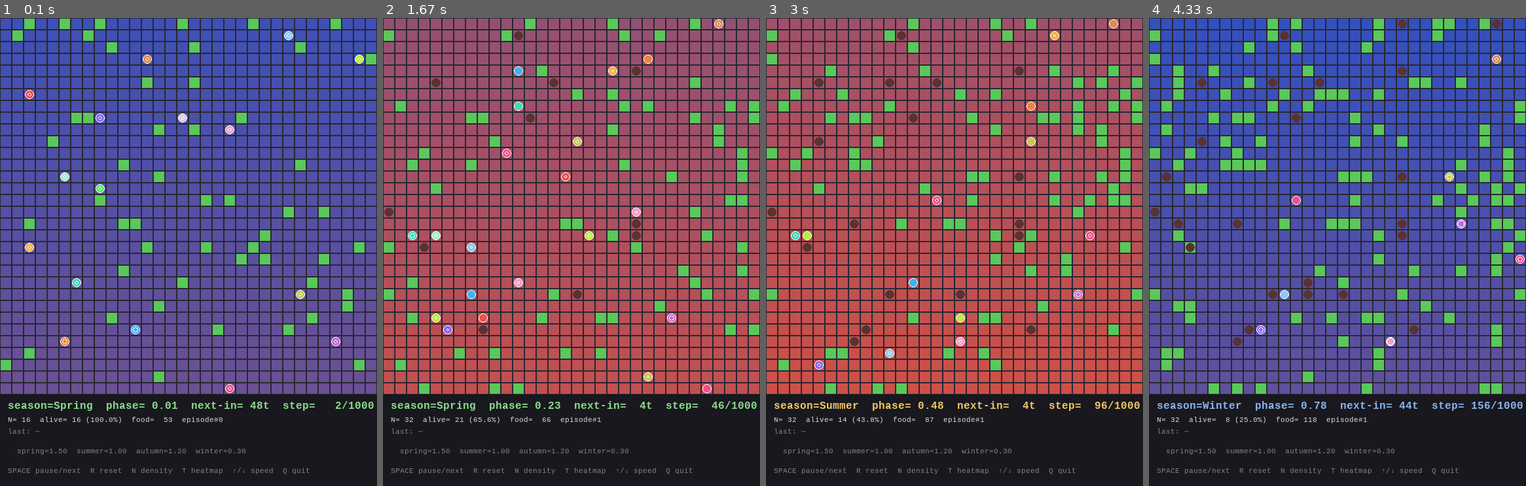
Above: before the commit, frames 1-4 (left to right).
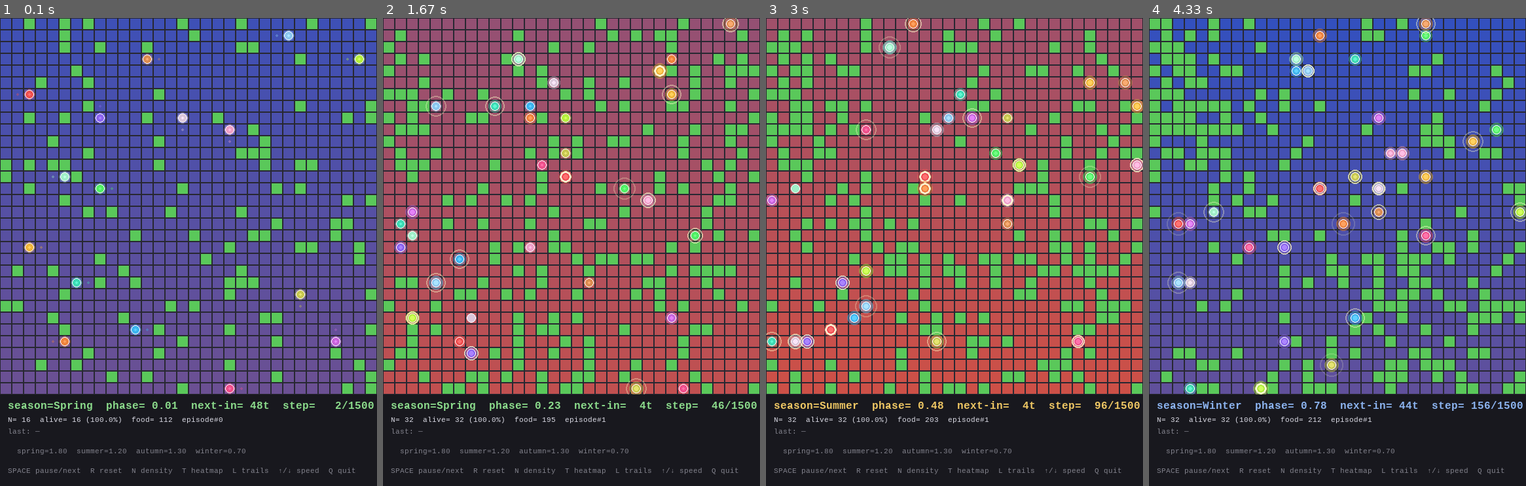
Above: after the commit, the same moments.

Repository: wilf974/aether-fable
Game: pygame game, started from scripts/launch_gui_v3.py
Two runs of this game, one before a commit and one after it. Both use one fixed random seed, a clock stepped at 60 frames per second and the inputs below.
Inputs:
- Up to frame 1 (0.1 s): no input
- Up to frame 2 (1.67 s): hold N 0.33-0.8 s; hold Up 0.33-0.8 s; hold L 0.83-1.3 s; hold Up 0.83-1.3 s; hold Up from 1.33 s (still down)
- Up to frame 3 (3 s): release Up at 1.8 s; tap Space at 1.83, 2.17 s; hold Down 2.5-2.8 s; hold Up from 2.83 s (still down)
- Up to frame 4 (4.33 s): release Up at 3.2 s; hold Down 3.23-3.6 s; hold Up 3.63-3.93 s; hold Down 3.97-4.27 s; hold Up from 4.3 s (still down)

The runs differ from the first frame. In frame 1, 9.8% of the frame differs, in the area x 0-100%, y 0-98%; in frame 2, 18%; in frame 3, 20%; in frame 4, 22%.

Commit message:
feat(v3.8): Living Sandbox — évolution graphique + presets easy/normal/hard
Réponse au feedback "elles meurent toutes" + "évolution graphique des IA".

GUI V3 enrichie :
- **Trails** : chaque agent laisse une queue de positions visitées
  (deque maxlen=14, alpha progressif) → visualise migration et exploration.
  Toggle via `L`.
- **Halo énergie** : couronne externe semi-transparente dont le rayon et
  l'opacité augmentent avec `agent.energy / max_energy`. Les agents bien
  nourris brillent visiblement.
- **Inner energy dot** : point central plus clair proportionnel à l'énergie.
- **Eat flash** : anneau jaune pulsant pendant 10 frames quand un agent
  vient de manger (feedback visuel des récompenses positives).
- **Age tint** : la couleur de l'agent se mix progressivement vers un gris
  pâle au fil de l'épisode (max 45 % de mix à max_steps). Visualise le
  vieillissement collectif.

Presets env dans launch_gui_v3.py :
- **easy** (default) : metabolism=0.5, food_value=12, start_energy=70,
  max_energy=120, death_penalty=10, density=0.10, respawn=2.5, winter=0.7,
  max_steps=1500 → les agents survivent et explorent
- **normal** : defaults V3 originaux
- **hard** : env hostile (calibration V3.7 benchmark)

Overrides individuels via flags CLI (--metabolism, --food-value, etc.).

Le viewer reste compatible avec n'importe quelle config (les visualisations
fonctionnent sur tous les modes).

Tests : 195 pytest verts (inchangé — modifications purement viz).

Co-Authored-By: Claude Opus 4.7 (1M context) <noreply@anthropic.com>

Diff:
--- a/aetherlife/viz/pygame_viewer_v3.py
+++ b/aetherlife/viz/pygame_viewer_v3.py
@@ -12,6 +12,7 @@
 from __future__ import annotations
 
 import sys
+from collections import deque
 from typing import Callable
 
 import numpy as np
@@ -30,6 +31,14 @@
 )
 
 
+# ─── viz config (V3.8 — living sandbox) ────────────────────────────────────
+TRAIL_LEN = 14                  # nombre de positions précédentes affichées par agent
+EAT_FLASH_FRAMES = 10           # durée du flash quand un agent mange
+AGE_GRAY = (190, 190, 195)      # couleur de "vieillissement" (mix progressif)
+MAX_AGE_MIX = 0.45              # max 45 % gris quand l'agent atteint max_steps
+HALO_EXTRA = 5                  # rayon halo extra (proportionnel à l'énergie)
+
+
 # ─── palette ───────────────────────────────────────────────────────────────
 BG = (18, 18, 22)
 GRID_LINE = (40, 40, 50)
@@ -127,14 +136,22 @@
     report_lines: list[str] = []
     tracker = EpisodeStatsTracker(n_agents=env.cfg.n_agents, track_seasons=True)
     tracker.reset(env)
+    # --- V3.8 living sandbox state ---
+    trails: dict[int, deque] = {
+        a.agent_id: deque(maxlen=TRAIL_LEN) for a in env._agents  # noqa: SLF001
+    }
+    eat_flash_frames: dict[int, int] = {}
+    show_trails = True
 
     def reset_episode(new_seed: int | None = None) -> None:
-        nonlocal obs_dict, tracker, showing_report
+        nonlocal obs_dict, tracker, showing_report, trails, eat_flash_frames
         s = new_seed if new_seed is not None else seed + episode_idx
         obs_dict, _ = env.reset(seed=s)
         tracker = EpisodeStatsTracker(n_agents=env.cfg.n_agents, track_seasons=True)
         tracker.reset(env)
         showing_report = False
+        trails = {a.agent_id: deque(maxlen=TRAIL_LEN) for a in env._agents}  # noqa: SLF001
+        eat_flash_frames = {}
 
     def switch_density() -> None:
         nonlocal n_idx, env, policy, obs_dict, episode_idx, last_outcome
@@ -175,6 +192,8 @@
                     switch_density()
                 elif event.key == pygame.K_t:
                     show_temp = not show_temp
+                elif event.key == pygame.K_l:
+                    show_trails = not show_trails
                 elif event.key == pygame.K_UP:
                     delay_ms = max(0, delay_ms - 15)
                 elif event.key == pygame.K_DOWN:
@@ -184,6 +203,13 @@
             actions = policy.act_dict(obs_dict, greedy=True)
             next_obs, rewards, terminated, truncated, infos = env.step(actions)
             tracker.on_step(env, infos)
+            # V3.8 — trail update + eat flashes
+            for a in env._agents:  # noqa: SLF001
+                if a.alive:
+                    trails.setdefault(a.agent_id, deque(maxlen=TRAIL_LEN)).append(a.pos)
+            for aid, info in infos.items():
+                if info.get("ate"):
+                    eat_flash_frames[aid] = EAT_FLASH_FRAMES
             obs_dict = {aid: o for aid, o in next_obs.items() if env.agent_state(aid).alive}
             if env.n_alive == 0 or env.step_count >= env.cfg.max_steps:
                 outcome = (
@@ -212,19 +238,83 @@
                 if cell_px >= 12:
                     pygame.draw.rect(screen, GRID_LINE, rect, 1)
 
+        # V3.8 — draw trails first (under agents)
+        if show_trails:
+            for aid, trail in trails.items():
+                base_color = AGENT_COLORS[aid % len(AGENT_COLORS)]
+                trail_list = list(trail)
+                trail_n = len(trail_list)
+                if trail_n <= 1:
+                    continue
+                for i, (tr, tc) in enumerate(trail_list[:-1]):
+                    # Plus i grand = plus récent = plus opaque
+                    alpha = int(180 * (i + 1) / trail_n)
+                    tcx = tc * cell_px + cell_px // 2
+                    tcy = tr * cell_px + cell_px // 2
+                    tr_radius = max(1, cell_px // 7)
+                    surf = pygame.Surface((tr_radius * 2, tr_radius * 2), pygame.SRCALPHA)
+                    pygame.draw.circle(
+                        surf, (*base_color, alpha),
+                        (tr_radius, tr_radius), tr_radius,
+                    )
+                    screen.blit(surf, (tcx - tr_radius, tcy - tr_radius))
+
+        # V3.8 — draw agents with energy halo + age tint + eat flash
+        max_steps_safe = max(env.cfg.max_steps, 1)
+        age_frac = min(1.0, env.step_count / max_steps_safe)
         for a in env._agents:  # noqa: SLF001
             ar, ac = a.pos
             cx = ac * cell_px + cell_px // 2
             cy = ar * cell_px + cell_px // 2
             radius = max(2, cell_px // 2 - 2)
-            color = AGENT_DEAD if not a.alive else AGENT_COLORS[a.agent_id % len(AGENT_COLORS)]
+            if not a.alive:
+                pygame.draw.circle(screen, AGENT_DEAD, (cx, cy), radius)
+                pygame.draw.circle(screen, (50, 30, 30), (cx, cy), radius, 1)
+                continue
+            base_color = AGENT_COLORS[a.agent_id % len(AGENT_COLORS)]
+            # Age tint : mix vers gris à mesure que l'agent vieillit
+            mix = MAX_AGE_MIX * age_frac
+            color = tuple(
+                int(base_color[i] * (1 - mix) + AGE_GRAY[i] * mix) for i in range(3)
+            )
+            # Energy halo (couronne externe, alpha proportionnel à energy)
+            e_frac = max(0.0, min(1.0, a.energy / env.cfg.max_energy))
+            halo_radius = radius + int(HALO_EXTRA * e_frac)
+            halo_alpha = int(40 + 80 * e_frac)
+            halo_surf = pygame.Surface(
+                (halo_radius * 2, halo_radius * 2), pygame.SRCALPHA
+            )
+            pygame.draw.circle(
+                halo_surf, (*color, halo_alpha),
+                (halo_radius, halo_radius), halo_radius,
+            )
+            screen.blit(halo_surf, (cx - halo_radius, cy - halo_radius))
+            # Eat flash (anneau pulsant)
+            if eat_flash_frames.get(a.agent_id, 0) > 0:
+                progress = 1.0 - (eat_flash_frames[a.agent_id] / EAT_FLASH_FRAMES)
+                flash_r = radius + int(2 + 12 * progress)
+                flash_alpha = int(220 * (1 - progress))
+                flash_surf = pygame.Surface(
+                    (flash_r * 2 + 2, flash_r * 2 + 2), pygame.SRCALPHA
+                )
+                pygame.draw.circle(
+                    flash_surf, (255, 255, 200, flash_alpha),
+                    (flash_r + 1, flash_r + 1), flash_r, 2,
+                )
+                screen.blit(flash_surf, (cx - flash_r - 1, cy - flash_r - 1))
+                eat_flash_frames[a.agent_id] -= 1
+            # Body
             pygame.draw.circle(screen, color, (cx, cy), radius)
-            if a.alive:
-                pygame.draw.circle(screen, (255, 255, 255), (cx, cy), radius, 1)
-                e_frac = max(0.0, a.energy / env.cfg.max_energy)
-                inner_r = max(1, int(radius * e_frac))
-                if inner_r > 1:
-                    pygame.draw.circle(screen, (255, 255, 255), (cx, cy), inner_r, 1)
+            pygame.draw.circle(screen, (255, 255, 255), (cx, cy), radius, 1)
+            # Inner energy dot
+            inner_r = max(1, int(radius * e_frac * 0.7))
+            if inner_r >= 2:
+                inner_color = (
+                    min(255, color[0] + 30),
+                    min(255, color[1] + 30),
+                    min(255, color[2] + 30),
+                )
+                pygame.draw.circle(screen, inner_color, (cx, cy), inner_r)
 
         # ─── HUD ───────────────────────────────────────────────────────────
         hud_y0 = env.cfg.rows * cell_px
@@ -257,7 +347,8 @@
             f"winter={env.cfg.seasonal.winter_lambda_factor:.2f}"
         )
         controls = (
-            "SPACE pause/next  R reset  N density  T heatmap  ↑/↓ speed  Q quit"
+            "SPACE pause/next  R reset  N density  T heatmap  L trails  "
+            "↑/↓ speed  Q quit"
         )
 
         screen.blit(font_lg.render(line1, True, season_tint), (12, hud_y0 + 8))
--- a/scripts/launch_gui_v3.py
+++ b/scripts/launch_gui_v3.py
@@ -1,8 +1,15 @@
-"""Lance la GUI V3 saisonnière multi-agent AetherLife.
+"""Lance la GUI V3 saisonnière multi-agent AetherLife — Living Sandbox (V3.8).
+
+Modes :
+    easy   (default) — agents survivent longtemps, beaucoup de food
+    normal           — defaults originaux V3
+    hard             — env hostile (calibration V3.7 benchmark)
 
 Usage :
     python scripts/launch_gui_v3.py
-    python scripts/launch_gui_v3.py --n-agents 8 --season-period 80
+    python scripts/launch_gui_v3.py --mode normal
+    python scripts/launch_gui_v3.py --mode hard --n-agents 32
+    python scripts/launch_gui_v3.py --season-period 80
 """
 from __future__ import annotations
 
@@ -12,47 +19,128 @@
 from aetherlife.world.seasonal_grid import SeasonalConfig, SeasonalMultiAgentConfig
 
 
+# Presets équilibrés pour observer les comportements sans tout tuer
+MODE_PRESETS: dict[str, dict] = {
+    "easy": dict(
+        metabolism=0.5,
+        food_value=12.0,
+        start_energy=70.0,
+        max_energy=120.0,
+        death_penalty=10.0,
+        initial_food_density=0.10,
+        food_respawn_lambda=2.5,
+        winter_factor=0.7,
+        summer_factor=1.2,
+        spring_factor=1.8,
+        autumn_factor=1.3,
+        max_steps=1500,
+    ),
+    "normal": dict(
+        metabolism=1.0,
+        food_value=20.0,
+        start_energy=50.0,
+        max_energy=100.0,
+        death_penalty=50.0,
+        initial_food_density=0.05,
+        food_respawn_lambda=1.0,
+        winter_factor=0.3,
+        summer_factor=1.0,
+        spring_factor=1.5,
+        autumn_factor=1.2,
+        max_steps=1000,
+    ),
+    "hard": dict(
+        metabolism=1.2,
+        food_value=20.0,
+        start_energy=40.0,
+        max_energy=100.0,
+        death_penalty=50.0,
+        initial_food_density=0.03,
+        food_respawn_lambda=0.6,
+        winter_factor=0.2,
+        summer_factor=0.8,
+        spring_factor=1.4,
+        autumn_factor=1.0,
+        max_steps=500,
+    ),
+}
+
+
 def main() -> None:
-    parser = argparse.ArgumentParser()
+    parser = argparse.ArgumentParser(formatter_class=argparse.RawDescriptionHelpFormatter)
+    parser.add_argument(
+        "--mode", type=str, default="easy", choices=list(MODE_PRESETS),
+        help="Preset env (easy = agents survivent, hard = mortalite massive)",
+    )
     parser.add_argument("--rows", type=int, default=32)
     parser.add_argument("--cols", type=int, default=32)
     parser.add_argument("--n-agents", type=int, default=16)
-    parser.add_argument("--max-steps", type=int, default=1000)
-    parser.add_argument("--max-energy", type=float, default=100.0)
-    parser.add_argument("--start-energy", type=float, default=50.0)
-    parser.add_argument("--metabolism", type=float, default=1.0)
-    parser.add_argument("--food-value", type=float, default=20.0)
-    parser.add_argument("--initial-food-density", type=float, default=0.05)
-    parser.add_argument("--food-respawn-lambda", type=float, default=1.0)
     parser.add_argument("--season-period", type=int, default=200)
-    parser.add_argument("--spring-factor", type=float, default=1.5)
-    parser.add_argument("--summer-factor", type=float, default=1.0)
-    parser.add_argument("--autumn-factor", type=float, default=1.2)
-    parser.add_argument("--winter-factor", type=float, default=0.3)
+    parser.add_argument(
+        "--cell-px", type=int, default=18,
+        help="Taille des cellules en pixels (defaut 18)",
+    )
+    parser.add_argument("--tick-delay-ms", type=int, default=60)
+    parser.add_argument("--seed", type=int, default=0)
+
+    # Overrides individuels (None = utiliser le preset)
+    parser.add_argument("--max-steps", type=int, default=None)
+    parser.add_argument("--max-energy", type=float, default=None)
+    parser.add_argument("--start-energy", type=float, default=None)
+    parser.add_argument("--metabolism", type=float, default=None)
+    parser.add_argument("--food-value", type=float, default=None)
+    parser.add_argument("--death-penalty", type=float, default=None)
+    parser.add_argument("--initial-food-density", type=float, default=None)
+    parser.add_argument("--food-respawn-lambda", type=float, default=None)
+    parser.add_argument("--spring-factor", type=float, default=None)
+    parser.add_argument("--summer-factor", type=float, default=None)
+    parser.add_argument("--autumn-factor", type=float, default=None)
+    parser.add_argument("--winter-factor", type=float, default=None)
     parser.add_argument("--temp-min", type=float, default=-10.0)
     parser.add_argument("--temp-max", type=float, default=30.0)
-    parser.add_argument("--cell-px", type=int, default=18)
-    parser.add_argument("--tick-delay-ms", type=int, default=60)
-    parser.add_argument("--seed", type=int, default=0)
     args = parser.parse_args()
+
+    preset = MODE_PRESETS[args.mode]
+
+    def pick(name: str, fallback_key: str | None = None):
+        v = getattr(args, name.replace("-", "_"))
+        if v is not None:
+            return v
+        return preset[fallback_key or name.replace("-", "_")]
 
     seasonal = SeasonalConfig(
         season_period=args.season_period,
-        spring_lambda_factor=args.spring_factor,
-        summer_lambda_factor=args.summer_factor,
-        autumn_lambda_factor=args.autumn_factor,
-        winter_lambda_factor=args.winter_factor,
+        spring_lambda_factor=pick("spring_factor"),
+        summer_lambda_factor=pick("summer_factor"),
+        autumn_lambda_factor=pick("autumn_factor"),
+        winter_lambda_factor=pick("winter_factor"),
         temp_min=args.temp_min,
         temp_max=args.temp_max,
     )
     cfg = SeasonalMultiAgentConfig(
         rows=args.rows, cols=args.cols, n_agents=args.n_agents,
-        max_energy=args.max_energy, start_energy=args.start_energy,
-        metabolism=args.metabolism, food_value=args.food_value,
-        initial_food_density=args.initial_food_density,
-        food_respawn_lambda=args.food_respawn_lambda,
-        max_steps=args.max_steps, seasonal=seasonal,
+        max_energy=pick("max_energy"),
+        start_energy=pick("start_energy"),
+        metabolism=pick("metabolism"),
+        food_value=pick("food_value"),
+        death_penalty=pick("death_penalty"),
+        initial_food_density=pick("initial_food_density"),
+        food_respawn_lambda=pick("food_respawn_lambda"),
+        max_steps=pick("max_steps"),
+        seasonal=seasonal,
     )
+
+    print(
+        f"AetherLife V3.8 — mode={args.mode}  N={args.n_agents}  "
+        f"grid={args.rows}x{args.cols}  period={args.season_period}\n"
+        f"  metabolism={cfg.metabolism}  food_value={cfg.food_value}  "
+        f"start_energy={cfg.start_energy}  max_steps={cfg.max_steps}\n"
+        f"  density={cfg.initial_food_density}  respawn_lambda={cfg.food_respawn_lambda}\n"
+        f"  season factors (sp/su/au/wi): "
+        f"{seasonal.spring_lambda_factor}/{seasonal.summer_lambda_factor}/"
+        f"{seasonal.autumn_lambda_factor}/{seasonal.winter_lambda_factor}\n"
+    )
+
     run_gui_v3(cfg, cell_px=args.cell_px, tick_delay_ms=args.tick_delay_ms, seed=args.seed)
 
 
